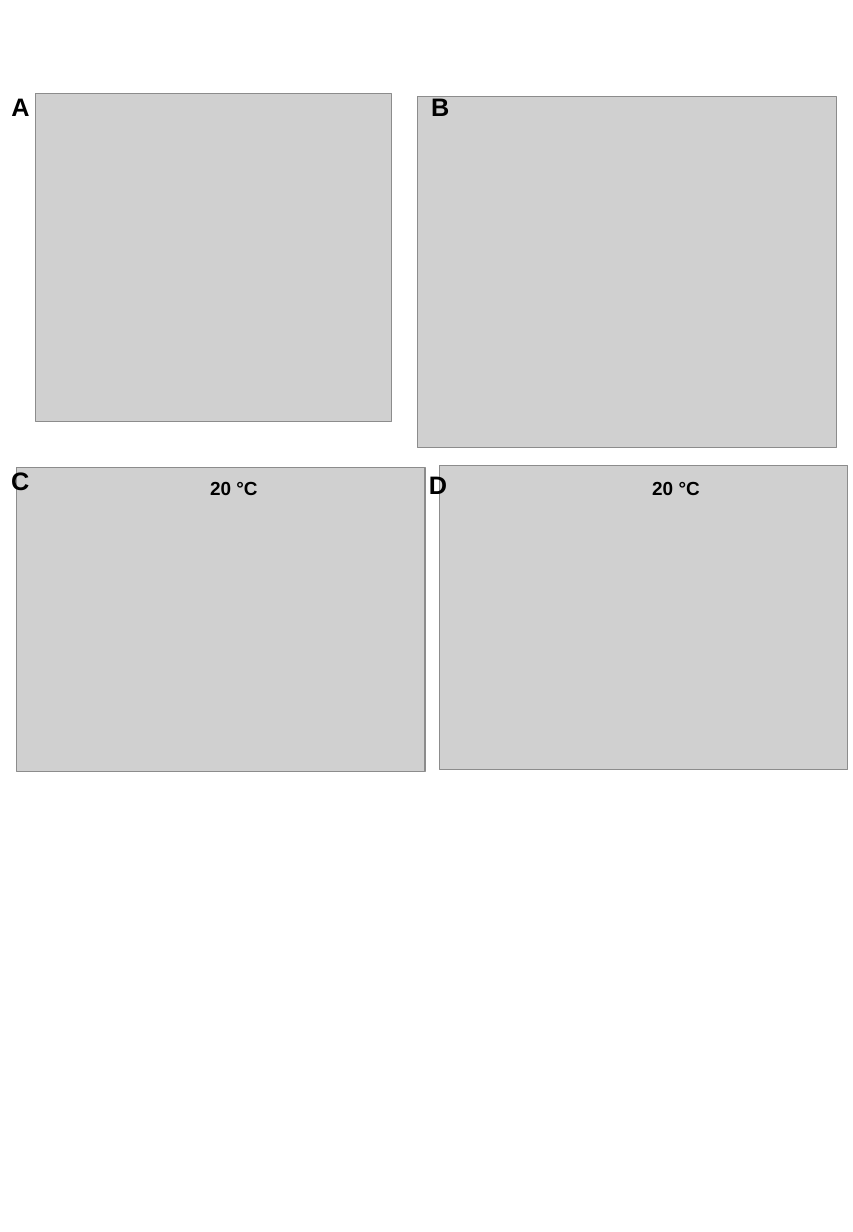
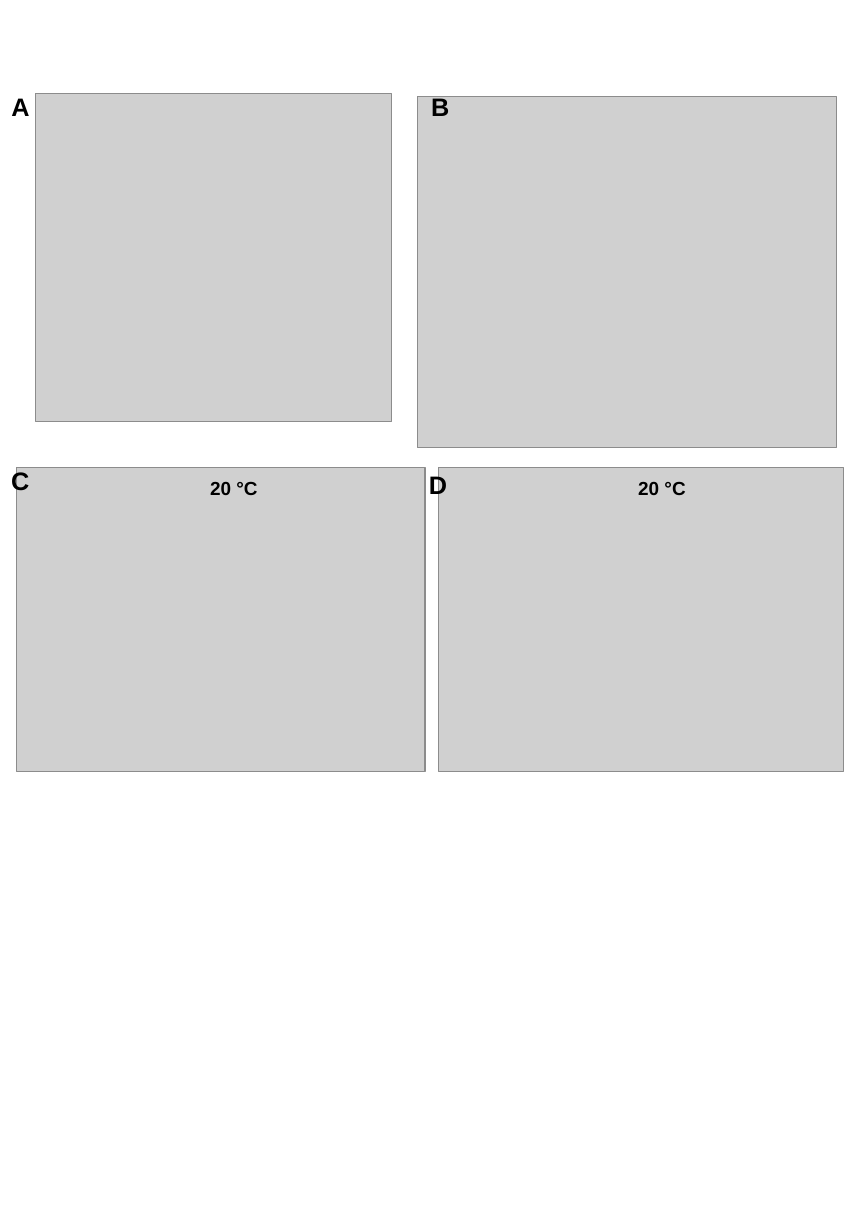
Before and after one commit to ppalandre/Master-thesis, a slide deck: slide 3 of WRITING/Figures/Figure02_Constructs and growth curves/Figure02_Constructrs and growth curves.pptx. Drawn at 853x1232 pixels with LibreOffice and Linux fonts; fonts in the diff are those of the drawing; grey boxes stand for pictures. Boxes give left, top, right and bottom in pixels: in the first picture for what was removed or moved away, otherwise in the second. Text is boxed around its words. In the diff, an @@ line names an element or a change of style, - is before the commit and + after.

```diff
--- a/WRITING/Figures/Figure02_Constructs and growth curves/Figure02_Constructrs and growth curves.pptx
+++ b/WRITING/Figures/Figure02_Constructs and growth curves/Figure02_Constructrs and growth curves.pptx
@@ picture moved from (x1=439, y1=465, x2=847, y2=769) to (x1=438, y1=467, x2=843, y2=771) @@
@@ text "20 °C" moved from (x1=652, y1=482, x2=700, y2=495) to (x1=638, y1=482, x2=685, y2=495) @@
```
Also in this commit, not shown: 2 other slides changed.
